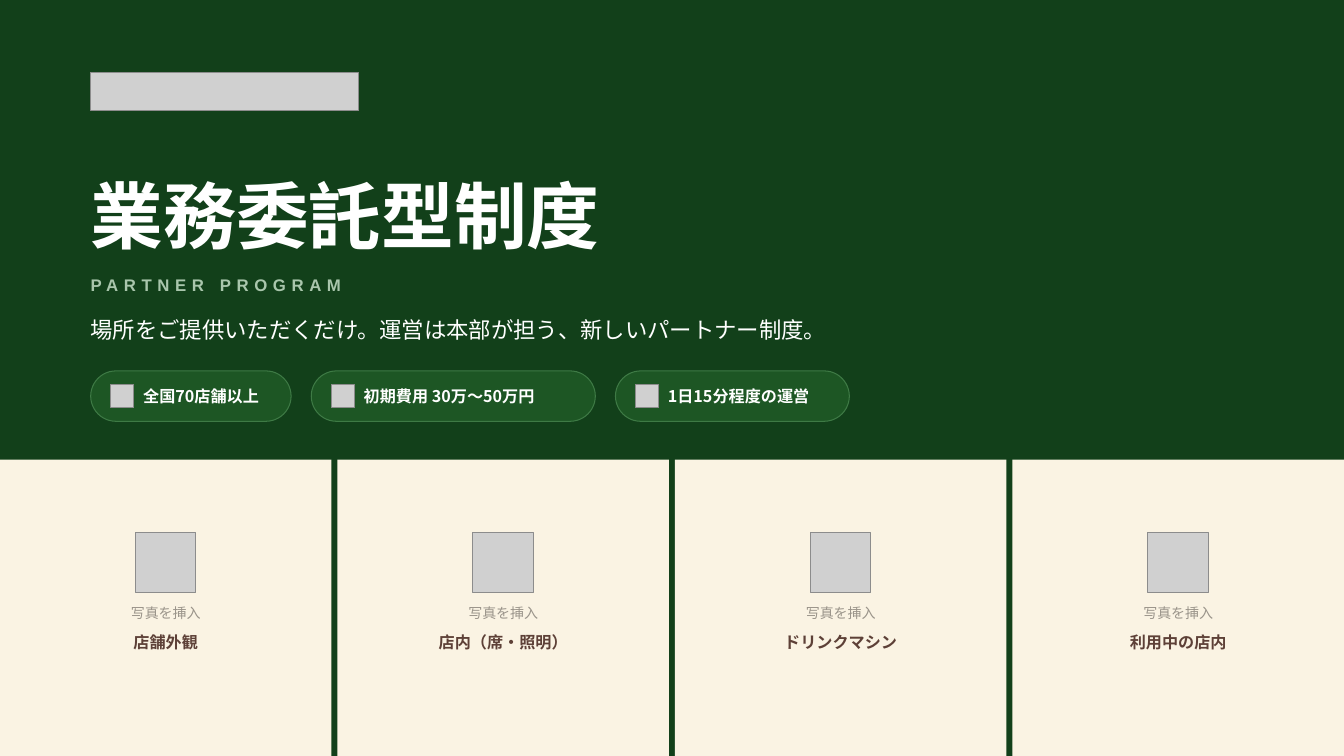
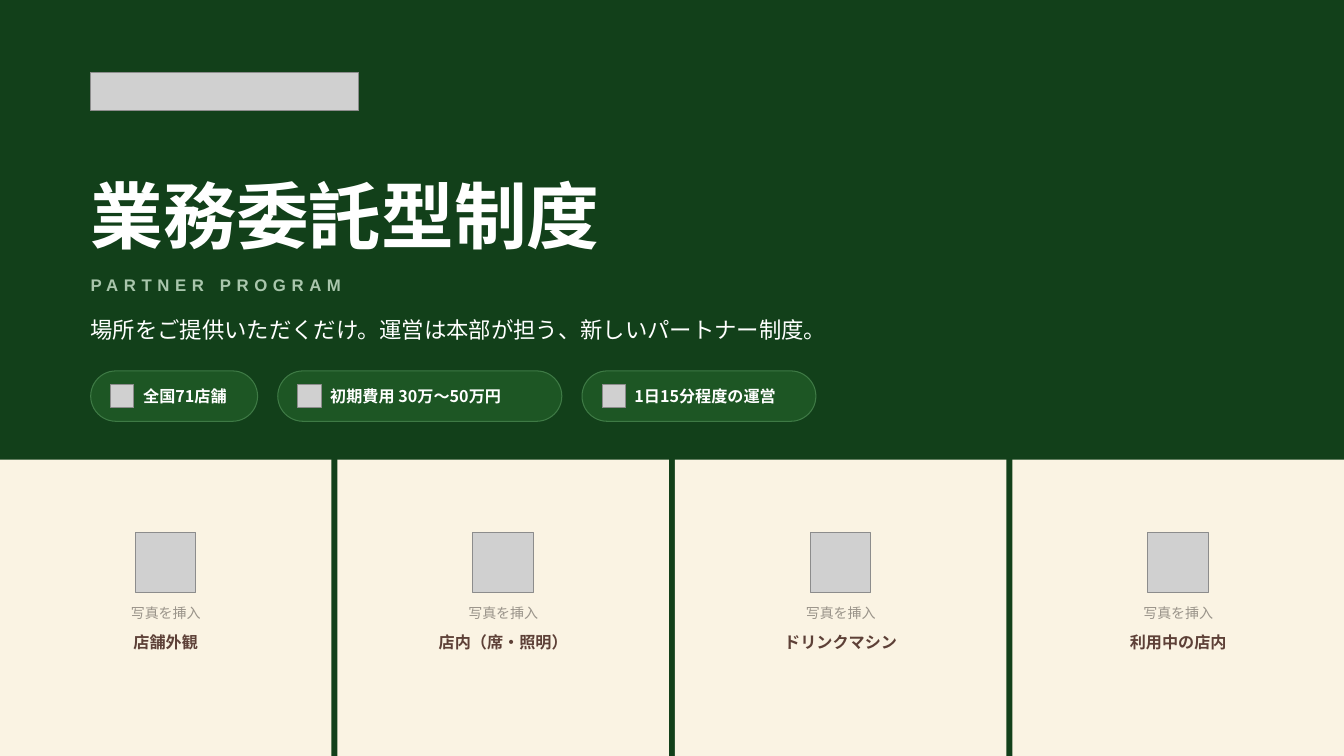
Before and after one commit to a5408071-cmd/suzuki-ceo, a slide deck: slide 1 of selfcafe-fc-deck/selfcafe-fc-deck.pptx. Drawn at 1344x756 pixels with LibreOffice and Linux fonts; fonts in the diff are those of the drawing; grey boxes stand for pictures. Boxes give left, top, right and bottom in pixels: in the first picture for what was removed or moved away, otherwise in the second. Text is boxed around its words. In the diff, an @@ line names an element or a change of style, - is before the commit and + after.

```diff
--- a/selfcafe-fc-deck/selfcafe-fc-deck.pptx
+++ b/selfcafe-fc-deck/selfcafe-fc-deck.pptx
@@ rounded rectangle: place and size @@
-rounded rectangle at <box>91,371,291,421</box>
+rounded rectangle at <box>91,371,258,421</box>
@@ text at <box>143,388,227,404</box>: text changed @@
-全国70店舗以上
+全国71店舗
@@ 2 pictures, 2 texts, 2 rounded rectangles: place and size @@
-2 pictures, 2 texts, 2 rounded rectangles at <box>312,371,850,421</box>
+2 pictures, 2 texts, 2 rounded rectangles at <box>278,371,816,421</box>
```
Also in this commit, not shown: 2 other slides changed, 3 other files.
